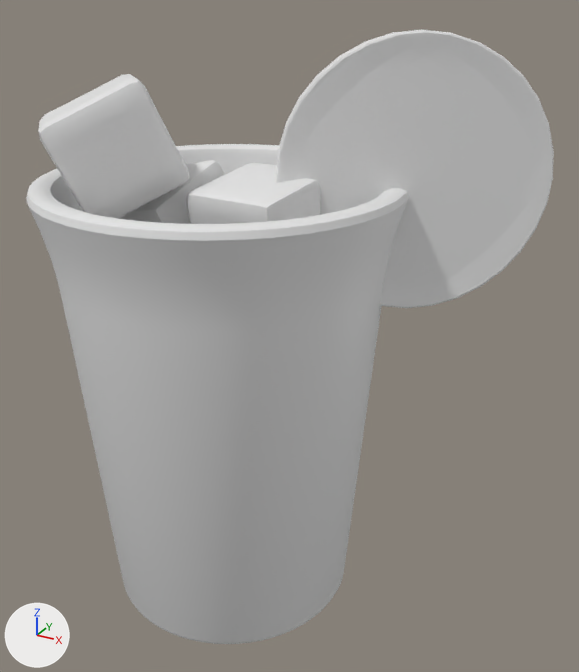
The OBJ model public/assets/drink-baked/blog0101.obj: old version first, new version second.
Rendered twice from a 50 mm lens placed at (3.42, -5.13, 5.07), pointed at (0.54, 0.1, 2.46). Every picture has the same lights, and +X, +Y and +Z are marked at lower left. The older version comes first. Where no turn or scale is listed for an object, it has been applied to the vertices.

The scene before the commit, as lines of its bpy script (objects in view):
```python
me_circle_001 = bpy.data.meshes.new('Circle.001')
me_circle_001.from_pydata(...)  # 834 vertices, 832 faces; spans x 0.5..2.3, y -0.15..0.97, z 2.77..4.78
me_cube = bpy.data.meshes.new('Cube')
me_cube.from_pydata(...)  # 386 vertices, 384 faces; spans x -0.647..0.626, y -0.635..0.616, z 1.783..2.881
me_cube_001 = bpy.data.meshes.new('Cube.001')
me_cube_001.from_pydata(...)  # 386 vertices, 384 faces; spans x -0.979..0.044, y -0.5..0.569, z 2.681..3.779
me_cube_002 = bpy.data.meshes.new('Cube.002')
me_cube_002.from_pydata(...)  # 386 vertices, 384 faces; spans x -0.03..0.888, y -0.57..0.401, z 2.908..3.811
me_cube_003 = bpy.data.meshes.new('Cube.003')
me_cube_003.from_pydata(...)  # 386 vertices, 384 faces; spans x -1.224..0.007, y -1.11..0.097, z 3.434..4.469
me_cylinder = bpy.data.meshes.new('Cylinder')
me_cylinder.from_pydata(...)  # 960 vertices, 898 faces; spans x -1.44..1.44, y -1.44..1.44, z 0.0..3.71
me_plane = bpy.data.meshes.new('Plane')
me_plane.from_pydata(...)  # 250 vertices, 72 faces; spans x -1.31..1.31, y -1.31..1.31, z 3.03..3.11
ob_circle_001 = bpy.data.objects.new('Circle.001', me_circle_001)
ob_circle_001.location = (0.0, 0.0, 0.0)
ob_cube = bpy.data.objects.new('Cube', me_cube)
ob_cube.location = (0.0, 0.0, 0.0)
ob_cube_001 = bpy.data.objects.new('Cube.001', me_cube_001)
ob_cube_001.location = (0.0, 0.0, 0.0)
ob_cube_002 = bpy.data.objects.new('Cube.002', me_cube_002)
ob_cube_002.location = (0.0, 0.0, 0.0)
ob_cube_003 = bpy.data.objects.new('Cube.003', me_cube_003)
ob_cube_003.location = (0.0, 0.0, 0.0)
ob_cylinder = bpy.data.objects.new('Cylinder', me_cylinder)
ob_cylinder.location = (0.0, 0.0, 0.0)
ob_plane = bpy.data.objects.new('Plane', me_plane)
ob_plane.location = (0.0, 0.0, 0.0)
```
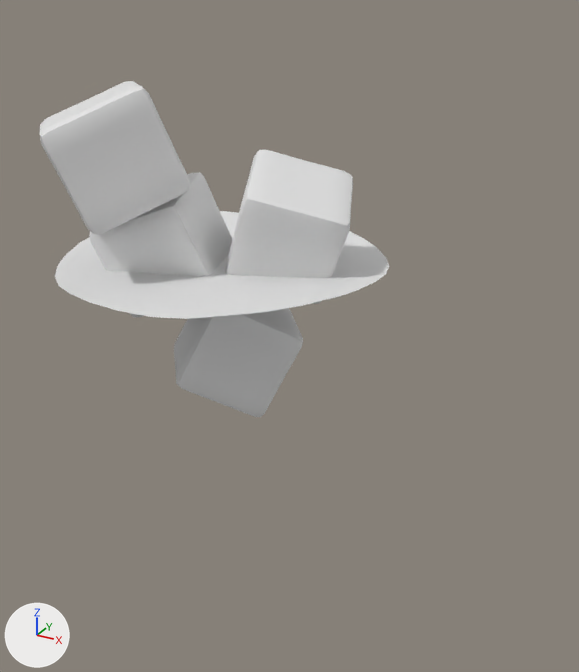
Where the change shows, as pixel boxes (x1, y1, x2, y2) in the pictures (579 x 672 px; the box of a moved part takes in the faces that stretch with it):
```json
{"object": "Cylinder", "change": "deleted", "before": [26, 144, 409, 644]}
{"object": "Circle.001", "change": "deleted", "before": [276, 29, 554, 308]}
{"object": "Cube.003", "change": "reshaped", "before": [38, 74, 189, 219], "after": [40, 81, 190, 234]}
{"object": "Cube.002", "change": "reshaped", "before": [186, 163, 320, 224], "after": [225, 150, 353, 304]}
{"object": "Cube.001", "change": "reshaped", "before": [119, 160, 225, 224], "after": [89, 172, 233, 317]}
{"part": 1, "of": "me_cube", "change": "moved or reshaped", "after": [174, 308, 303, 417], "on screen": "not visible before"}
{"part": 5, "of": "me_plane", "change": "moved or reshaped", "after": [55, 211, 389, 319], "on screen": "not visible before"}
```

Edits to the scene script, one JSON object a line:
```json
{"block": "me_cube", "where": "# used by ob_cube; location = (0.0, 0.0, 0.0)"}
{"op": "remove", "block": "me_cube", "code": "me_cube.from_pydata(...)  # 386 vertices, 384 faces; spans x -0.647..0.626, y -0.635..0.616, z 1.783..2.881"}
{"op": "add", "block": "me_cube", "code": "me_cube.from_pydata(...)  # 386 vertices, 384 faces; spans x -0.567..0.679, y -0.552..0.65, z 1.771..2.805"}
{"block": "me_cube", "change": "me_cube part 1: the whole mesh is multiplied about its middle by the matrix ((-0.931, -0.344, 0.119), (-0.007, 0.342, 0.94), (-0.364, 0.875, -0.321)), then moved by (0.066, 0.059, -0.044)"}
{"block": "me_cube_001", "where": "# used by ob_cube_001; location = (0.0, 0.0, 0.0)"}
{"op": "remove", "block": "me_cube_001", "code": "me_cube_001.from_pydata(...)  # 386 vertices, 384 faces; spans x -0.979..0.044, y -0.5..0.569, z 2.681..3.779"}
{"op": "add", "block": "me_cube_001", "code": "me_cube_001.from_pydata(...)  # 386 vertices, 384 faces; spans x -0.996..0.133, y -0.703..0.369, z 2.625..3.681"}
{"block": "me_cube_001", "change": "me_cube_001 part 2: the whole mesh is multiplied about its middle by the matrix ((0.898, -0.402, -0.178), (0.43, 0.887, 0.165), (0.091, -0.225, 0.97)), then moved by (0.036, -0.202, -0.077)"}
{"block": "me_cube_002", "where": "# used by ob_cube_002; location = (0.0, 0.0, 0.0)"}
{"op": "remove", "block": "me_cube_002", "code": "me_cube_002.from_pydata(...)  # 386 vertices, 384 faces; spans x -0.03..0.888, y -0.57..0.401, z 2.908..3.811"}
{"op": "add", "block": "me_cube_002", "code": "me_cube_002.from_pydata(...)  # 386 vertices, 384 faces; spans x -0.093..1.086, y -0.371..0.738, z 2.793..3.889"}
{"block": "me_cube_002", "change": "me_cube_002 part 3: the whole mesh is multiplied about its middle by the matrix ((0.215, -0.94, 0.263), (-0.168, -0.301, -0.939), (0.962, 0.158, -0.223)), then moved by (0.068, 0.268, -0.019)"}
{"block": "me_cube_003", "where": "# used by ob_cube_003; location = (0.0, 0.0, 0.0)"}
{"op": "remove", "block": "me_cube_003", "code": "me_cube_003.from_pydata(...)  # 386 vertices, 384 faces; spans x -1.224..0.007, y -1.11..0.097, z 3.434..4.469"}
{"op": "add", "block": "me_cube_003", "code": "me_cube_003.from_pydata(...)  # 386 vertices, 384 faces; spans x -1.169..0.05, y -1.161..0.038, z 3.406..4.426"}
{"block": "me_cube_003", "change": "me_cube_003 part 4: the whole mesh is multiplied about its middle by the matrix ((0.509, -0.527, -0.681), (-0.431, 0.528, -0.731), (0.745, 0.666, 0.042)), then moved by (0.049, -0.055, -0.036)"}
{"block": "me_plane", "where": "# used by ob_plane; location = (0.0, 0.0, 0.0)"}
{"op": "remove", "block": "me_plane", "code": "me_plane.from_pydata(...)  # 250 vertices, 72 faces; spans x -1.31..1.31, y -1.31..1.31, z 3.03..3.11"}
{"op": "add", "block": "me_plane", "code": "me_plane.from_pydata(...)  # 216 vertices, 159 faces; spans x -1.31..1.31, y -1.31..1.31, z 3.03..3.11"}
{"block": "me_plane", "change": "me_plane part 5: 15 vertices moved from x -1.2..1.15, y -1.31..1.31, z 3.04..3.07 to x -1.21..1.15, y -1.31..1.31, z 3.04..3.07; 177 vertices removed from x -1.3..1.3, y -1.3..1.3, z 3.03..3.11; 143 vertices added at x -1.29..1.29, y -1.29..1.29, z 3.03..3.11"}
{"op": "remove", "block": "ob_circle_001", "code": ["ob_circle_001 = bpy.data.objects.new('Circle.001', me_circle_001)", "ob_circle_001.location = (0.0, 0.0, 0.0)"]}
{"op": "remove", "block": "ob_cylinder", "code": ["ob_cylinder = bpy.data.objects.new('Cylinder', me_cylinder)", "ob_cylinder.location = (0.0, 0.0, 0.0)"]}
```
